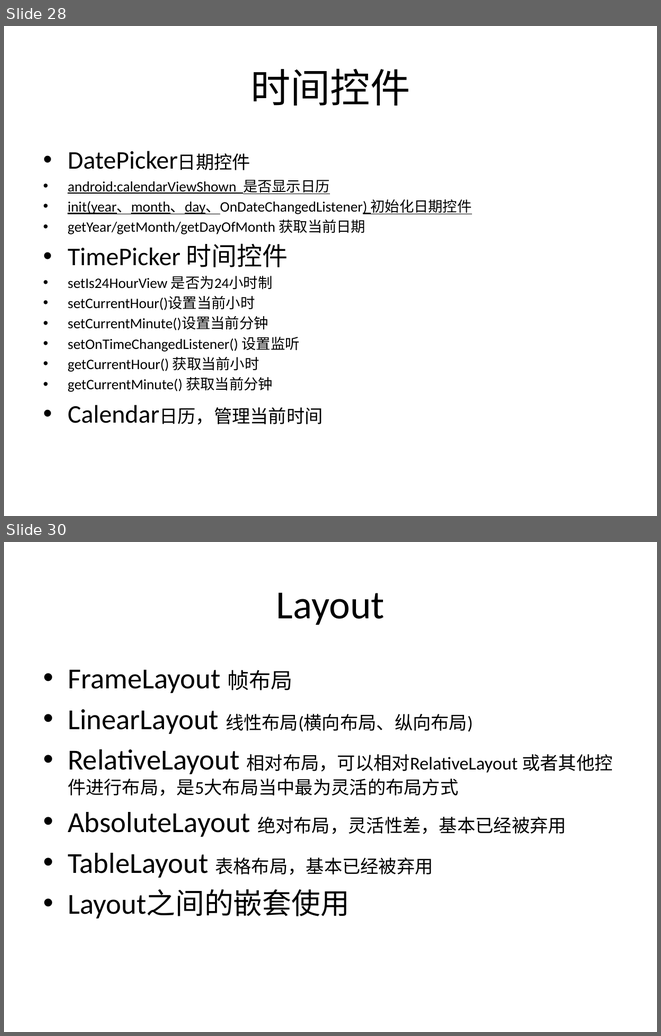
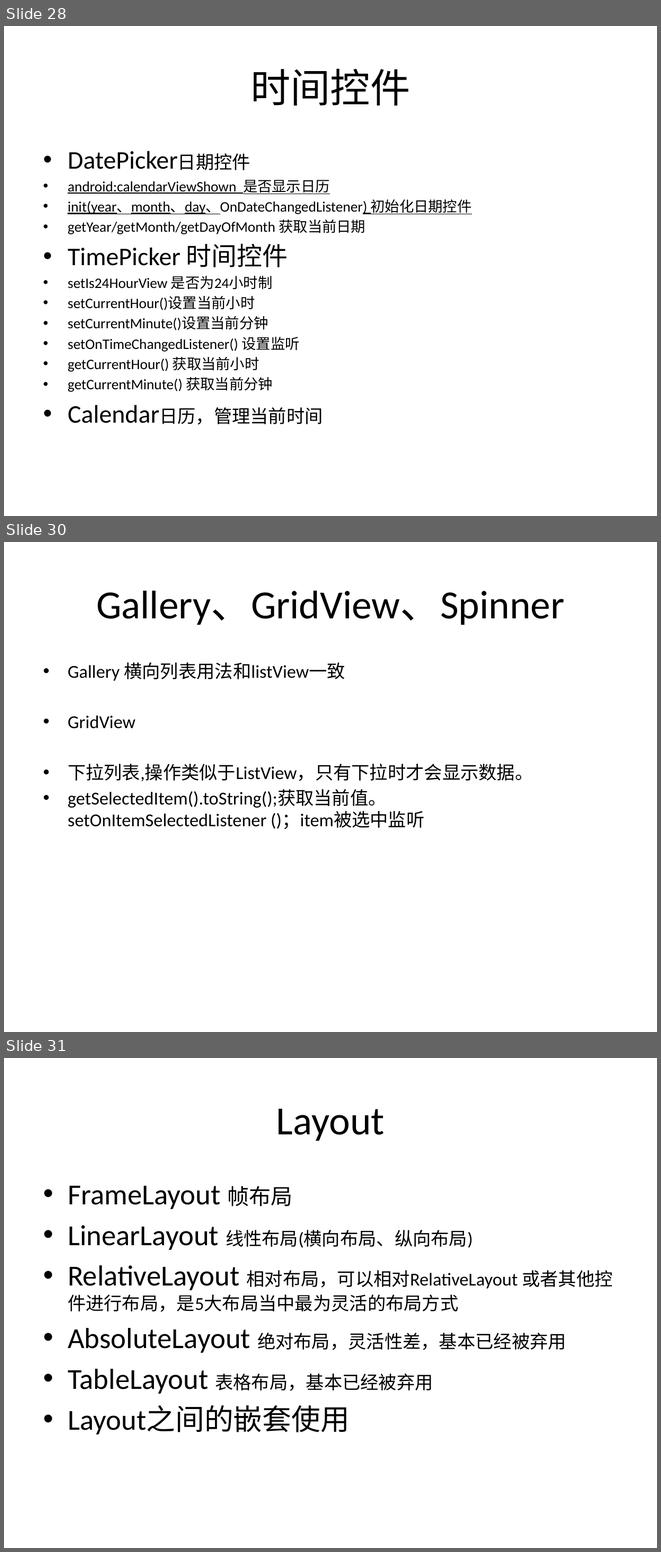
Before and after one commit to alanforgithub/share_content, a slide deck: 文件资料/Android培训-1.pptx. Shown one above the other, each under a label of ours: slides 28 and 30 before the commit, slides 28, 30 and 31 after it; the slides between them are not shown. The pictures are 661x1036 and 661x1552 pixels, drawn with LibreOffice and Linux fonts; fonts in the diff are those of the drawing. Boxes give left, top, right and bottom in pixels: in the first picture for what was removed or moved away, otherwise in the second. Text is boxed around its words. In the diff, an @@ line names an element or a change of style, - is before the commit and + after.

```diff
--- a/文件资料/Android培训-1.pptx
+++ b/文件资料/Android培训-1.pptx
@@ slide 30 added at [4,542,657,1032], background #FFFFFF @@
@@ title added at [96,590,564,625], 44 pt, text #000000 @@
+Gallery、GridView、Spinner
@@ text added at [68,662,533,829], 20 pt, text #000000 @@
+• Gallery 横向列表用法和listView一致
+• GridView
+• 下拉列表,操作类似于ListView，只有下拉时才会显示数据。
+• getSelectedItem().toString();获取当前值。
+  setOnItemSelectedListener ()；item被选中监听
@@ what was slide 30 is now slide 31 @@
```
Also in this commit, not shown: 1 slide changed, 20 other files.
